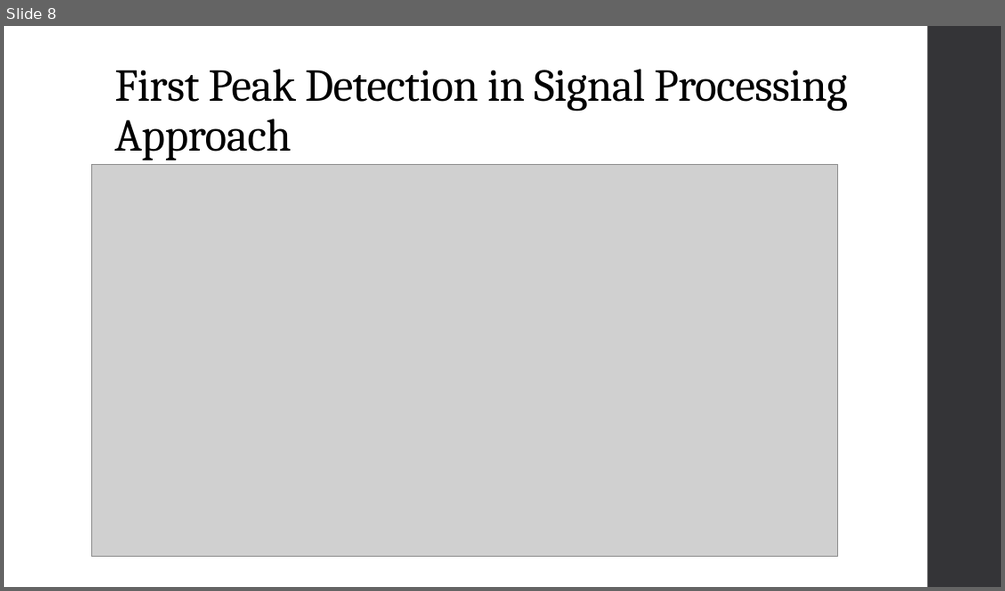
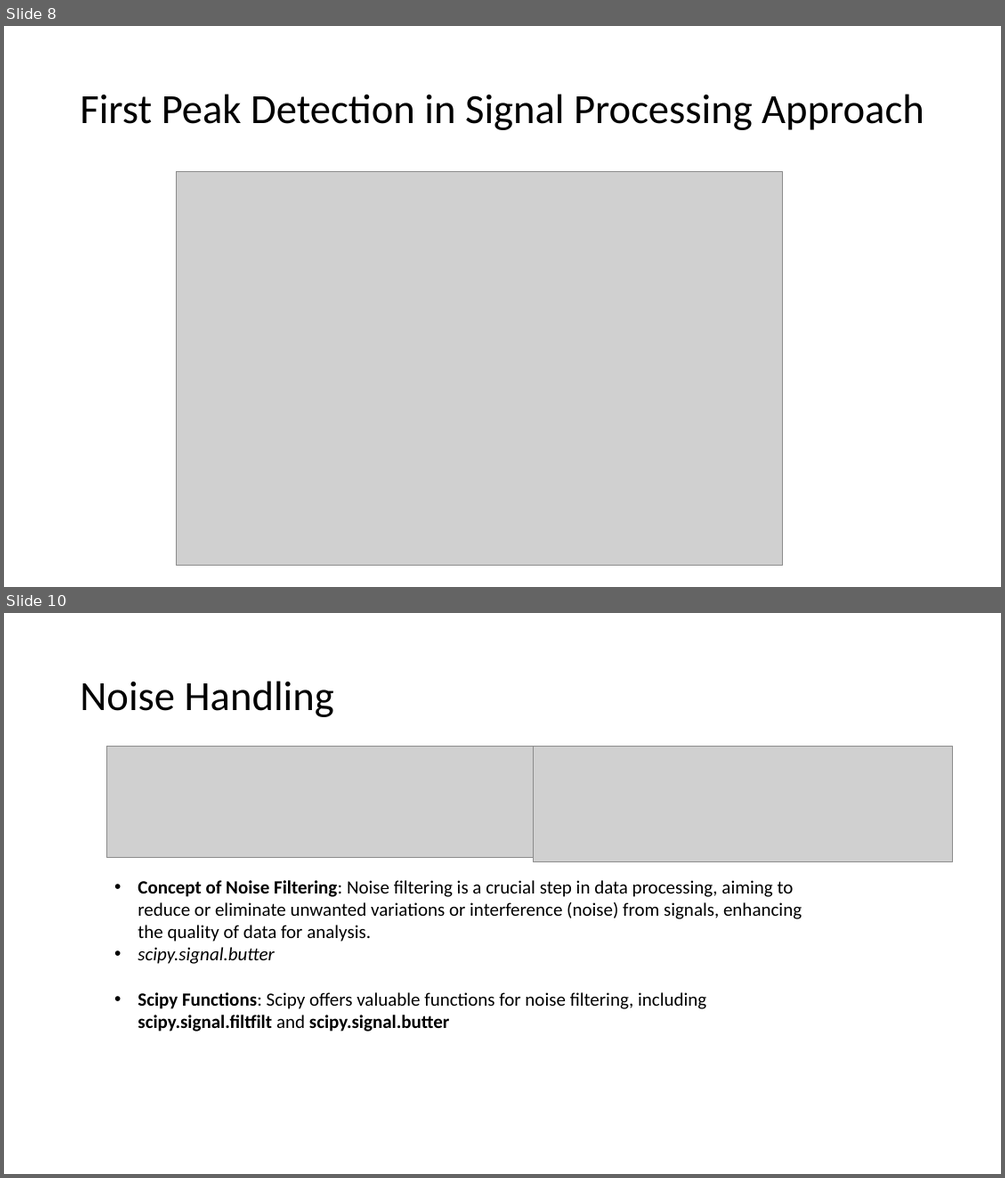
Before and after one commit to Fathir-shishir/peak-detection-, a slide deck: CI project T1.pptx. Shown one above the other, each under a label of ours: slide 8 before the commit, slides 8 and 10 after it; the slides between them are not shown. The pictures are 1005x591 and 1005x1178 pixels, drawn with LibreOffice and Linux fonts; fonts in the diff are those of the drawing; grey boxes stand for pictures. Boxes give left, top, right and bottom in pixels: in the first picture for what was removed or moved away, otherwise in the second. Text is boxed around its words. In the diff, an @@ line names an element or a change of style, - is before the commit and + after.

```diff
--- a/CI project T1.pptx
+++ b/CI project T1.pptx
@@ slide 10 added at [4,613,1001,1174], background #FFFFFF @@
@@ title added at [80,681,334,717], 40 pt, text #000000 @@
+Noise Handling
@@ picture added at [107,747,534,858] @@
@@ picture added at [534,747,953,862] @@
@@ text added at [138,880,801,1031], 18 pt, text #000000 @@
+• Concept of Noise Filtering: Noise filtering is a crucial step in data processing, aiming to reduce or eliminate unwanted variations or interference (noise) from signals, enhancing the quality of data for analysis.
+• scipy.signal.butter
+• Scipy Functions: Scipy offers valuable functions for noise filtering, including scipy.signal.filtfilt and scipy.signal.butter
@@ slide 8 changed as well @@
@@ rectangle removed at [928,26,1001,587] @@
@@ title "First Peak Detection in Signal ...": place and size @@
-title "First Peak Detection in Signal ..." at [114,69,847,160]
+title "First Peak Detection in Signal ..." at [80,94,924,130]
@@ title "First Peak Detection in Signal ..." at [80,94,924,130]: size 44 to 40 pt, font Cambria to Calibri, letter spacing -0.5 to 0 pt; vertical alignment bottom to middle @@
@@ picture: place and size @@
-picture at [91,164,838,556]
+picture at [176,172,783,565]
```
Also in this commit, not shown: 11 other slides changed, 3 other slides added, 5 slides removed.
